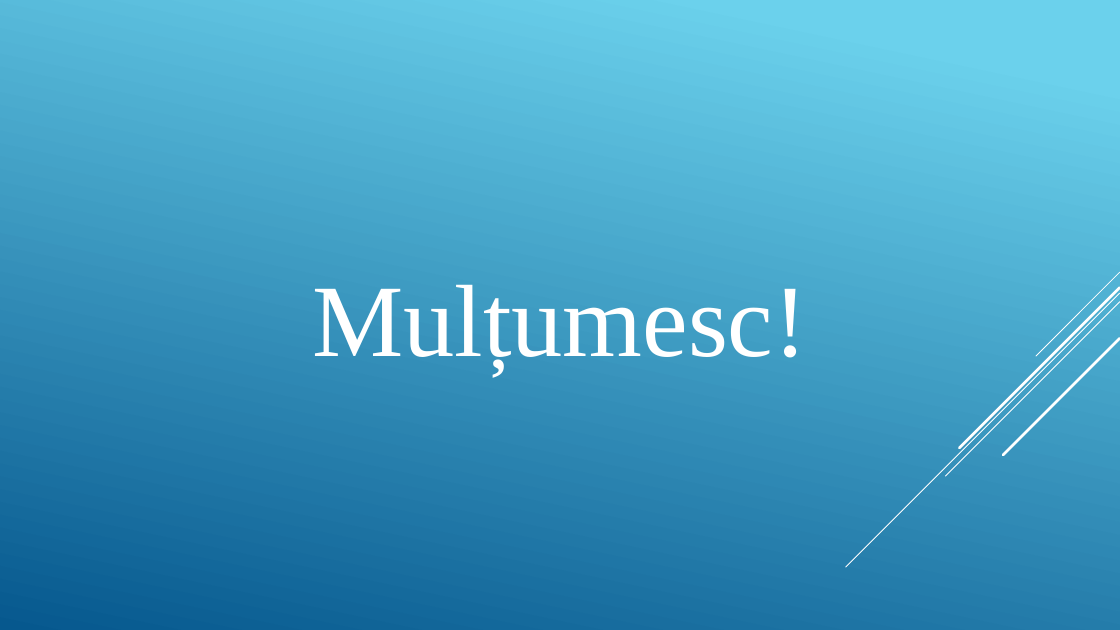
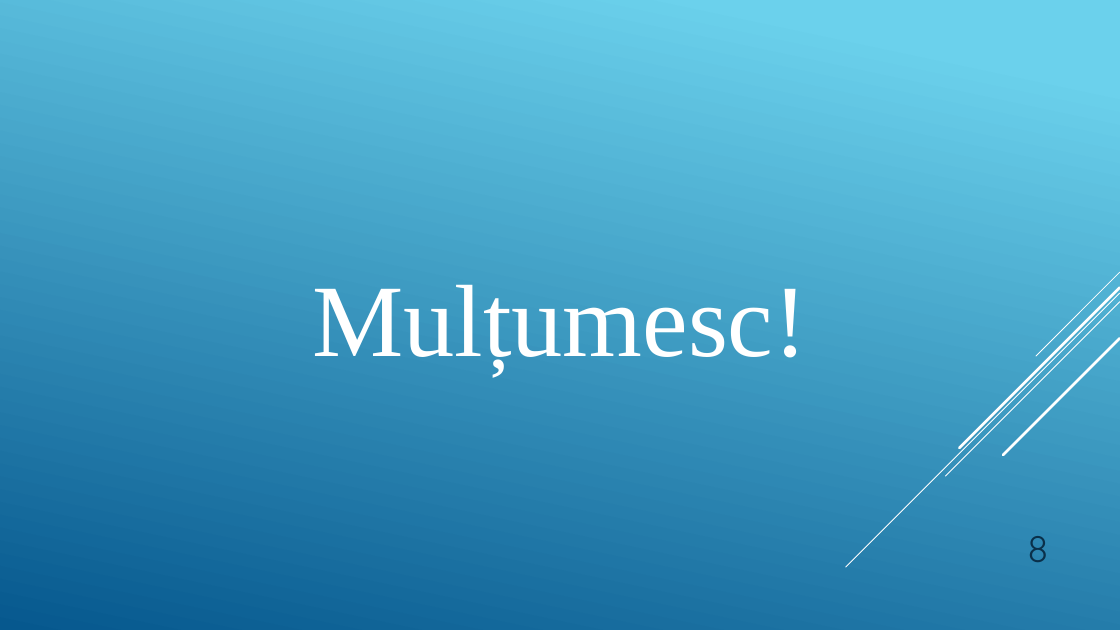
Before and after one commit to GeorgeMorosanu/MediArch_Public, a slide deck: slide 9 of Licenta2018MoroșanuGeorgeCosmin/MediArch.pptx. Drawn at 1120x630 pixels with LibreOffice and Linux fonts; fonts in the diff are those of the drawing. Boxes give left, top, right and bottom in pixels: in the first picture for what was removed or moved away, otherwise in the second. Text is boxed around its words. In the diff, an @@ line names an element or a change of style, - is before the commit and + after.

```diff
--- a/Licenta2018MoroșanuGeorgeCosmin/MediArch.pptx
+++ b/Licenta2018MoroșanuGeorgeCosmin/MediArch.pptx
@@ text added at (1027, 536, 1048, 562), 32 pt, text #0A304A @@
+8
```
Also in this commit, not shown: 3 other slides changed, 5 slides added, 5 slides removed.
